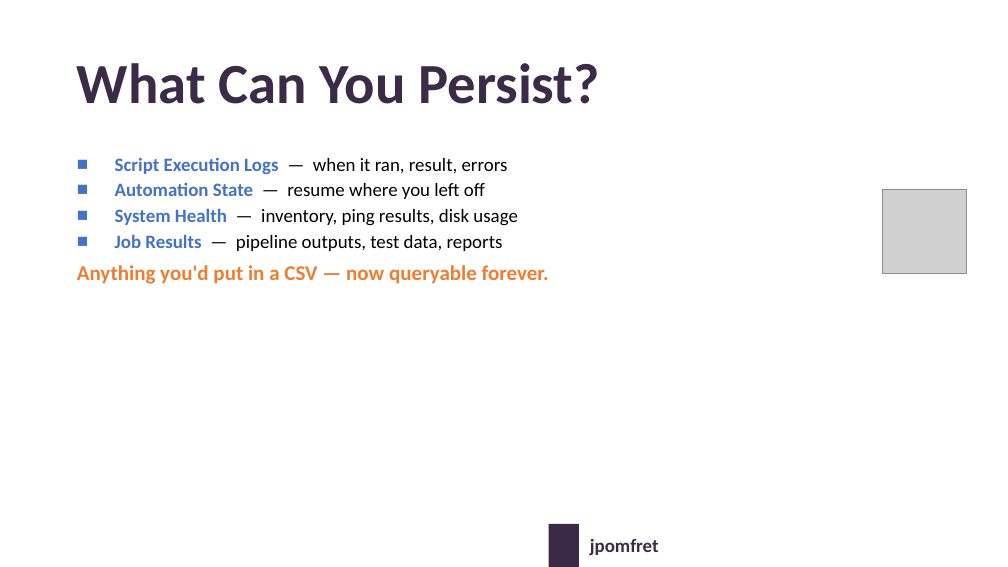
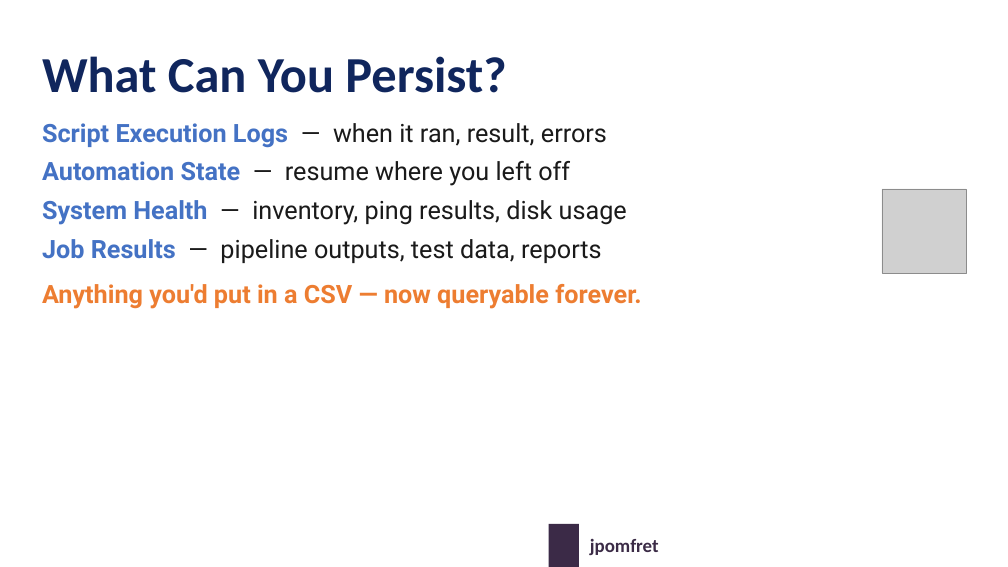
Before and after one commit to jpomfret/dab-presentation, a slide deck: slide 23 of Pomfret-dab-psconf-v2-updated.pptx (slide 22 before the commit). Drawn at 1008x567 pixels with LibreOffice and Linux fonts; fonts in the diff are those of the drawing; grey boxes stand for pictures; background and template pictures are left out. Boxes give left, top, right and bottom in pixels: in the first picture for what was removed or moved away, otherwise in the second. Text is boxed around its words. In the diff, an @@ line names an element or a change of style, - is before the commit and + after.

```diff
--- a/Pomfret-dab-psconf-v2-updated.pptx
+++ b/Pomfret-dab-psconf-v2-updated.pptx
@@ text "What Can You Persist?" moved from (x1=77, y1=63, x2=599, y2=104) to (x1=42, y1=56, x2=506, y2=93) @@
@@ text "What Can You Persist?" at (x1=42, y1=56, x2=506, y2=93): size 54 to 48 pt, text colour #3B2B46 to #10265D; line spacing 0.9 to 1; vertical alignment middle to top @@
@@ text "Script Execution Logs — when ..." moved from (x1=77, y1=157, x2=549, y2=284) to (x1=42, y1=123, x2=641, y2=309) @@
@@ text "Script Execution Logs — when ..." at (x1=42, y1=123, x2=641, y2=309): size 18 to 24 pt in "Script Execution Logs — when it ran, ...", "Automation State — resume where you left ...", "System Health — inventory, ping results, disk ...", "Job Results — pipeline outputs, test data, ..."; font Calibri to Roboto; text colour #000000 to #1A1A1A in "— when it ran, result, errors", "— resume where you left off", "— inventory, ping results, disk usage", "— pipeline outputs, test data, reports"; size 20 to 24 pt in "Anything you'd put in a CSV — ..."; bullet ■ to none; line spacing 0.9 to 1; more space between paragraphs; less space between paragraphs @@
```
Also in this commit, not shown: 8 other slides changed, 9 slides added, 8 slides removed, 2 other files.
